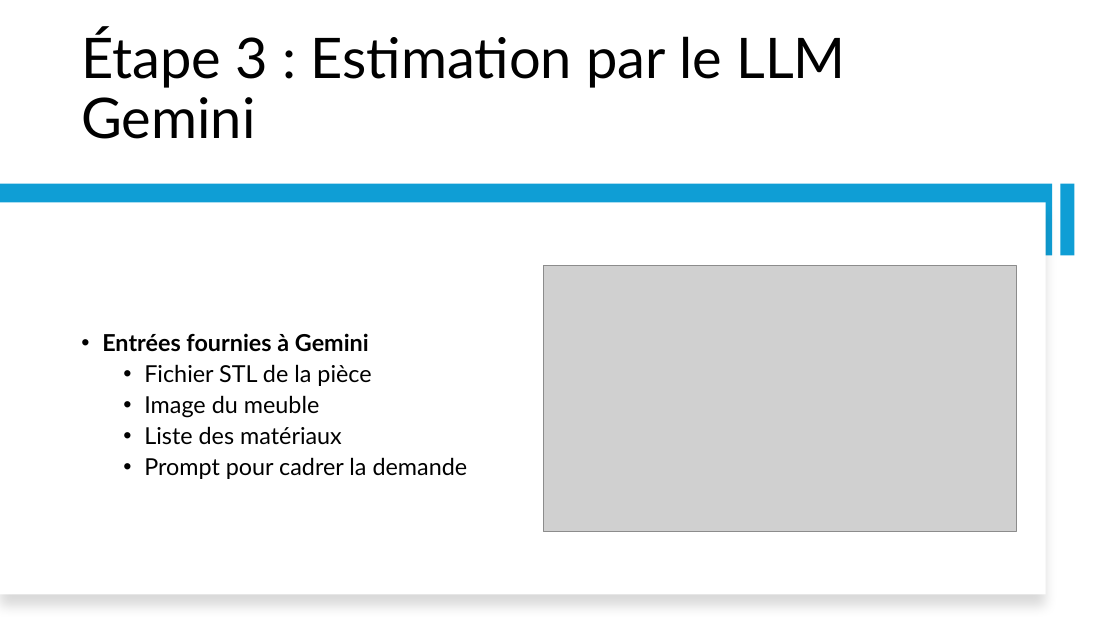
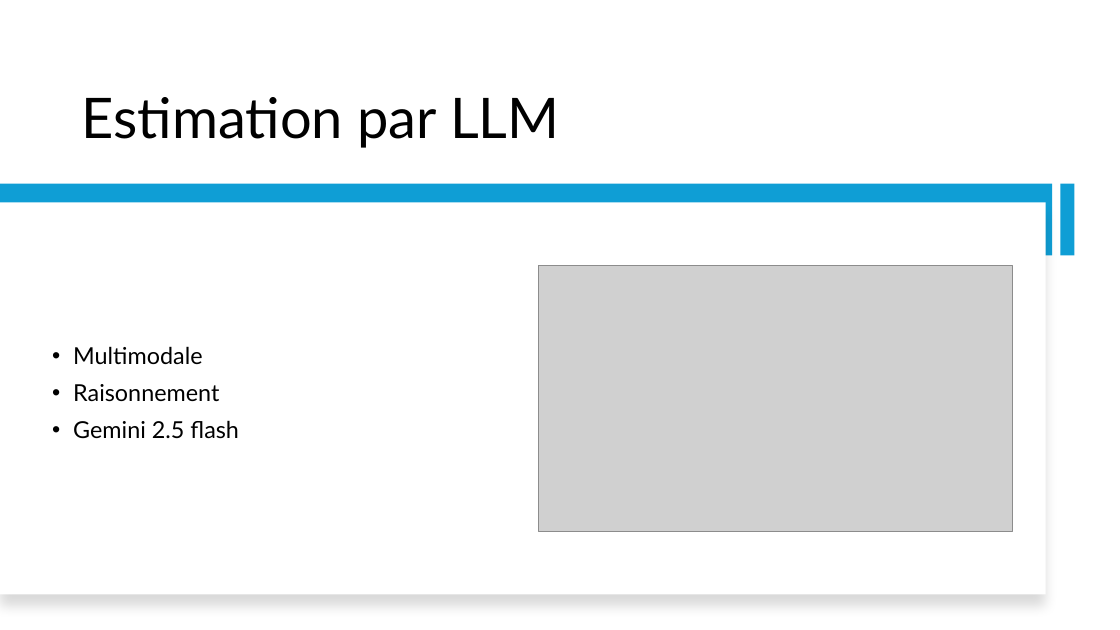
Before and after one commit to IzowRM/Stage-Cetic, a slide deck: slide 5 of TIM Pluo/Slide_Pluo.pptx (slide 9 before the commit). Drawn at 1120x630 pixels with LibreOffice and Linux fonts; fonts in the diff are those of the drawing; grey boxes stand for pictures. Boxes give left, top, right and bottom in pixels: in the first picture for what was removed or moved away, otherwise in the second. Text is boxed around its words. In the diff, an @@ line names an element or a change of style, - is before the commit and + after.

Commit message:
23.02.

```diff
--- a/TIM Pluo/Slide_Pluo.pptx
+++ b/TIM Pluo/Slide_Pluo.pptx
@@ title at box(81, 97, 559, 148): text changed @@
-Étape 3 : Estimation par le LLM Gemini
+Estimation par LLM
@@ picture: place and size @@
-picture at box(543, 266, 1016, 532)
+picture at box(539, 266, 1012, 532)
@@ text added at box(73, 346, 239, 439), 20 pt, text #000000 @@
+• Multimodale
+• Raisonnement
+• Gemini 2.5 flash
@@ text removed at box(102, 333, 468, 479) @@
-• Entrées fournies à Gemini
-  • Fichier STL de la pièce
-  • Image du meuble
-  • Liste des matériaux
-  • Prompt pour cadrer la demande
```
Also in this commit, not shown: 6 other slides changed, 3 slides added, 3 slides removed.
